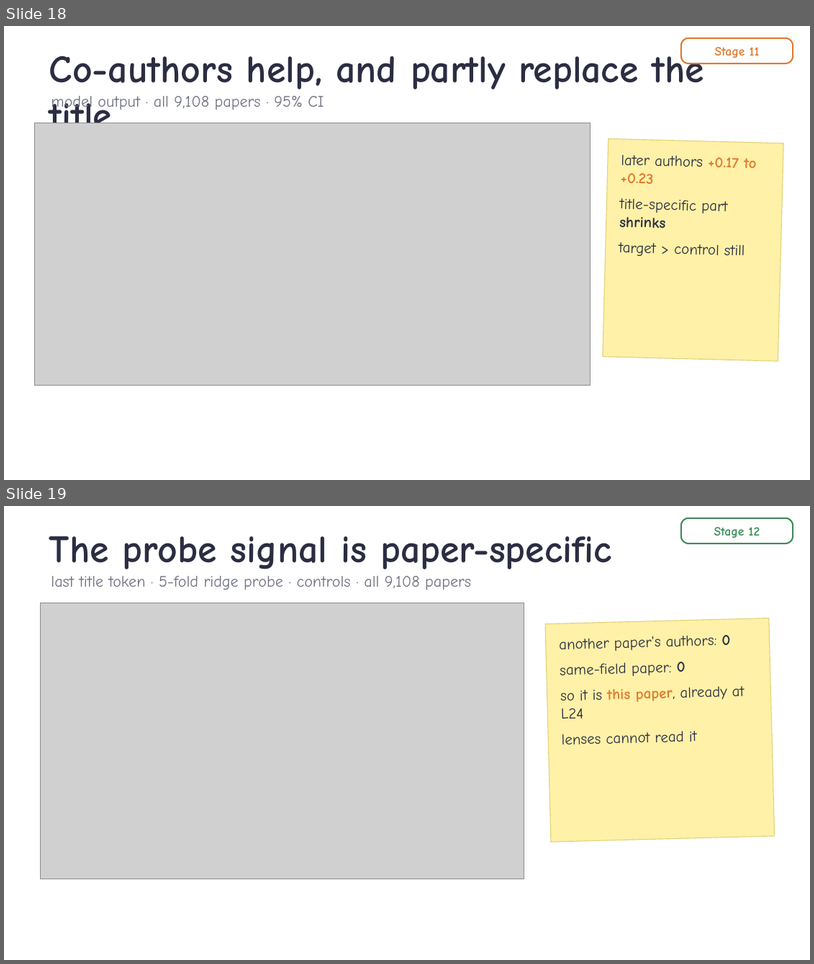
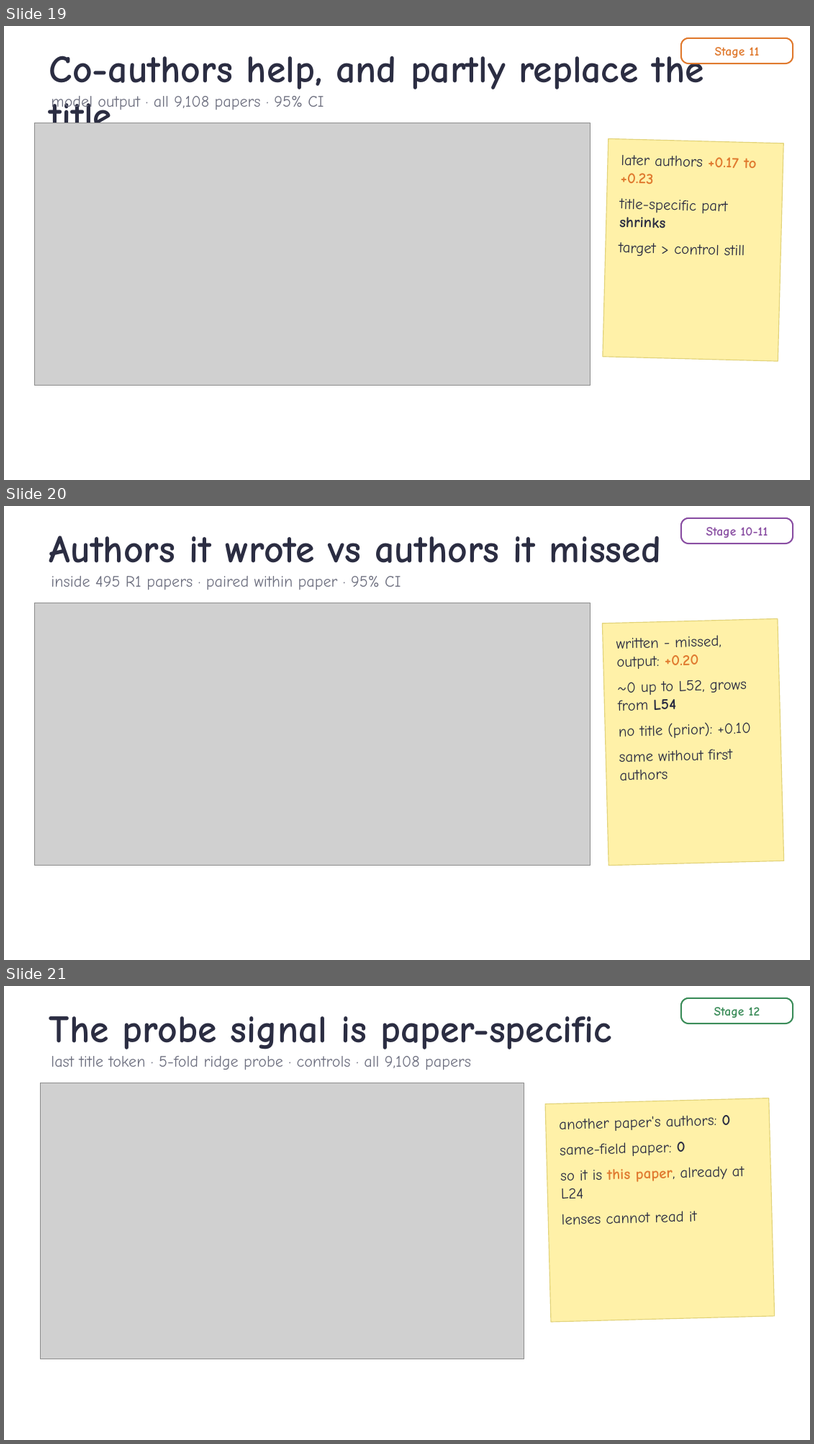
Before and after one commit to ZhiQ1/jlens-authorship-recall, a slide deck: experiment_files/351_stage10/reports/talk/Stage10_author_readout_talk.pptx. Shown one above the other, each under a label of ours: slides 18 and 19 before the commit, slides 19, 20 and 21 after it. The pictures are 814x964 and 814x1444 pixels, drawn with LibreOffice and Linux fonts; fonts in the diff are those of the drawing; grey boxes stand for pictures; background and template pictures are left out. Boxes give left, top, right and bottom in pixels: in the first picture for what was removed or moved away, otherwise in the second. Text is boxed around its words. In the diff, an @@ line names an element or a change of style, - is before the commit and + after.

Commit message:
R0/R1 stratified analysis (Stage 10/11, CPU); deck v8; combined Stage 1-11 report sources

```diff
--- a/experiment_files/351_stage10/reports/talk/Stage10_author_readout_talk.pptx
+++ b/experiment_files/351_stage10/reports/talk/Stage10_author_readout_talk.pptx
@@ slide 20 added at (x1=4, y1=506, x2=810, y2=960), background picture (left out) @@
@@ rounded rectangle added at (x1=682, y1=518, x2=793, y2=543), fill #FFFFFF, outline #8A4FA3 1.75 pt, 15 pt, text #8A4FA3, bold @@
+Stage 10-11
@@ text added at (x1=49, y1=536, x2=661, y2=563), 46 pt, text #2B2D42, bold @@
+Authors it wrote vs authors it missed
@@ text added at (x1=51, y1=576, x2=401, y2=590), 19 pt, text #6E7080 @@
+inside 495 R1 papers · paired within paper · 95% CI
@@ picture added at (x1=34, y1=602, x2=591, y2=865) @@
@@ rectangle added at (x1=603, y1=619, x2=784, y2=865), fill #FFF1A8, outline #E2D37A 1 pt, 18 pt, text #2B2D42 @@
+written - missed, output: +0.20
+~0 up to L52, grows from L54
+no title (prior): +0.10
+same without first authors
@@ what was slide 18 is now slide 19 @@
@@ what was slide 19 is now slide 21 @@
```
Also in this commit, not shown: 1 slide changed, 1 other slide added, 14 other files.
